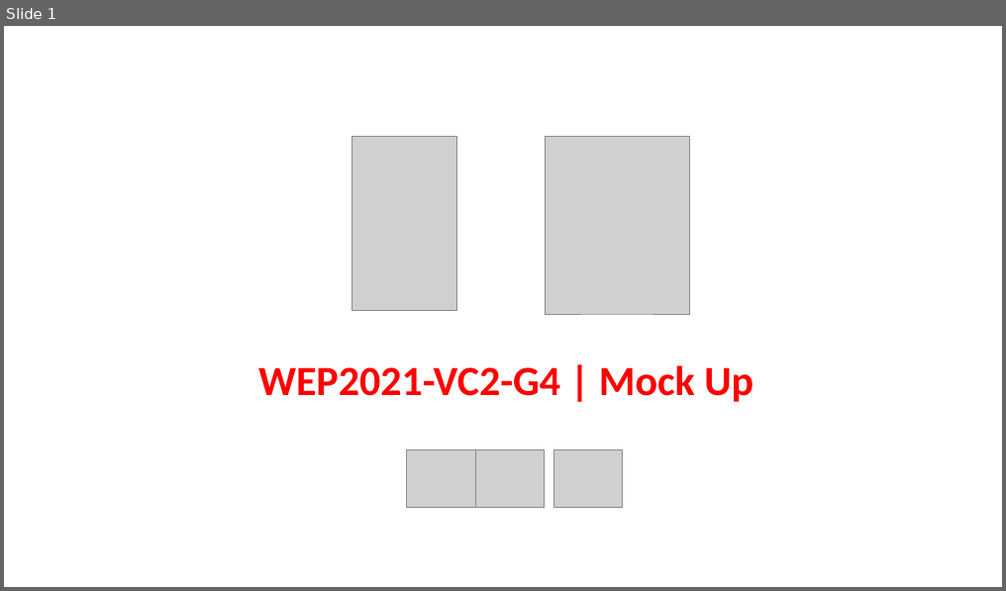
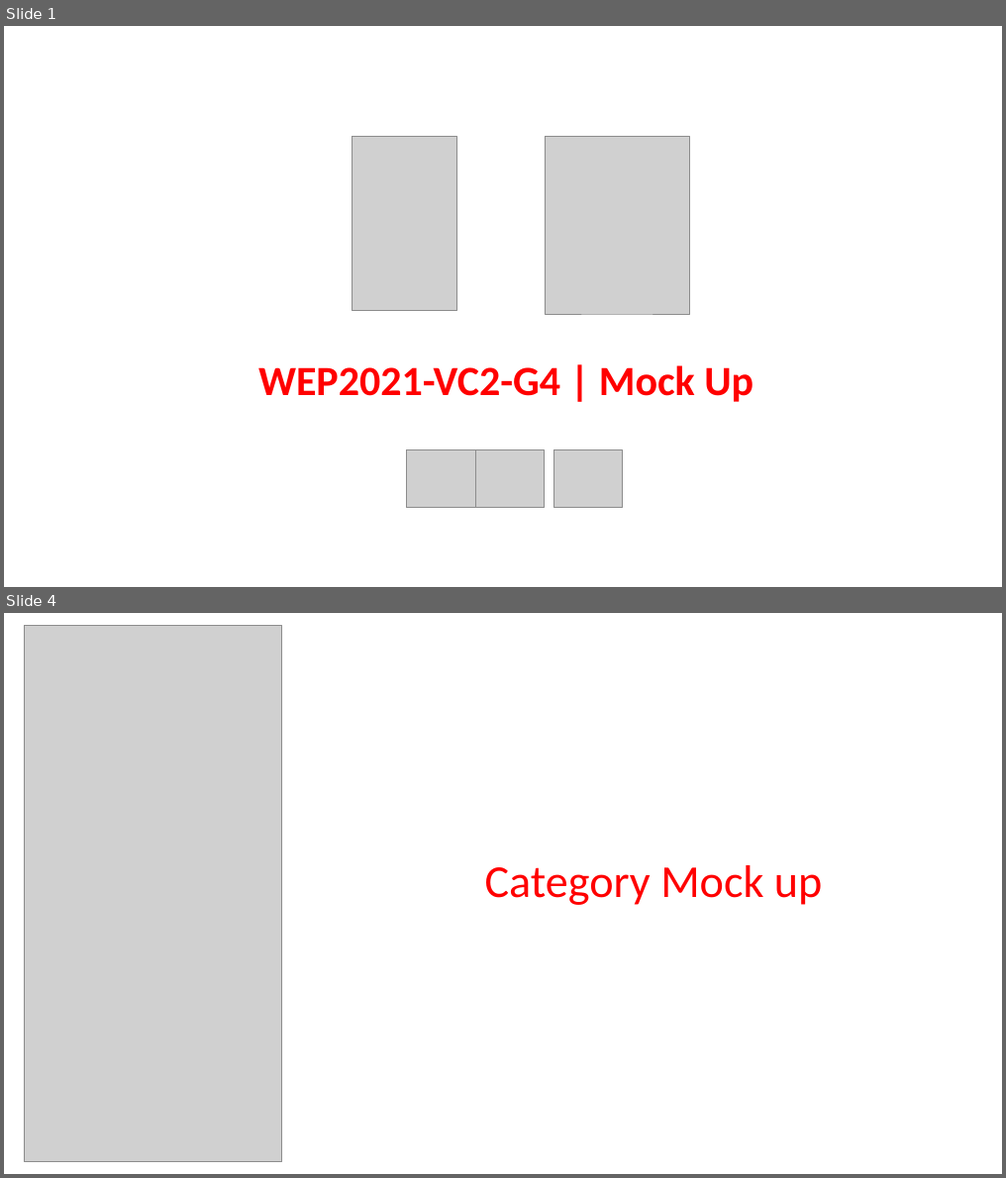
Before and after one commit to pnc-virtual-company/2021-G4-V2-PART1, a slide deck: docs/Mock_Up.pptx. Shown one above the other, each under a label of ours: slide 1 before the commit, slides 1 and 4 after it; the slides between them are not shown. The pictures are 1006x591 and 1006x1178 pixels, drawn with LibreOffice and Linux fonts; fonts in the diff are those of the drawing; grey boxes stand for pictures. Boxes give left, top, right and bottom in pixels: in the first picture for what was removed or moved away, otherwise in the second. Text is boxed around its words. In the diff, an @@ line names an element or a change of style, - is before the commit and + after.

Commit message:
#18 updated categories mock up

```diff
--- a/docs/Mock_Up.pptx
+++ b/docs/Mock_Up.pptx
@@ slide 4 added at <box>4,613,1002,1174</box>, background #FFFFFF @@
@@ picture added at <box>24,626,282,1162</box> @@
@@ text added at <box>485,865,823,905</box>, 44 pt, text #FF0000 @@
+Category Mock up
```
Also in this commit, not shown: 1 slide changed, 1 other slide added, 1 other file.
